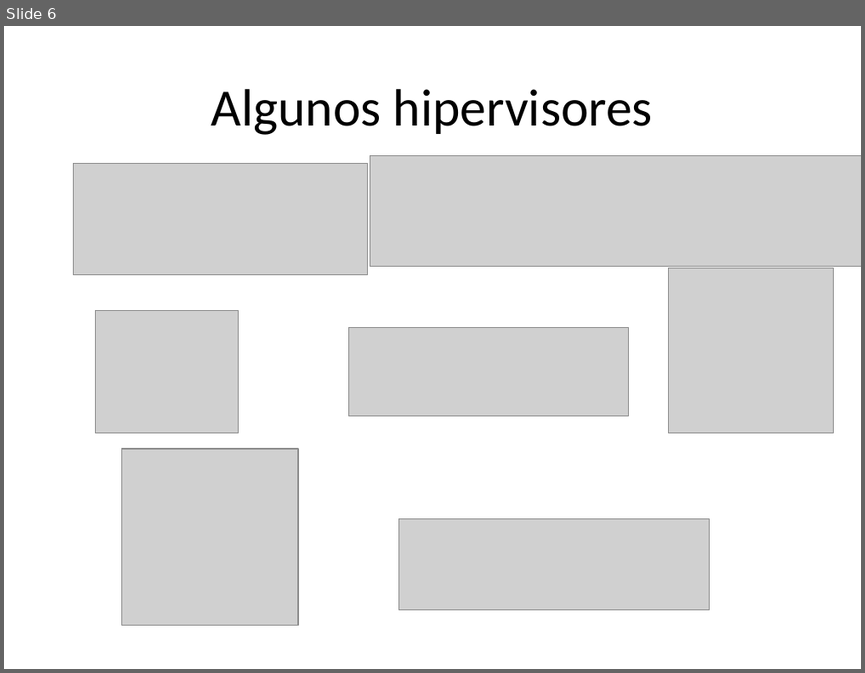
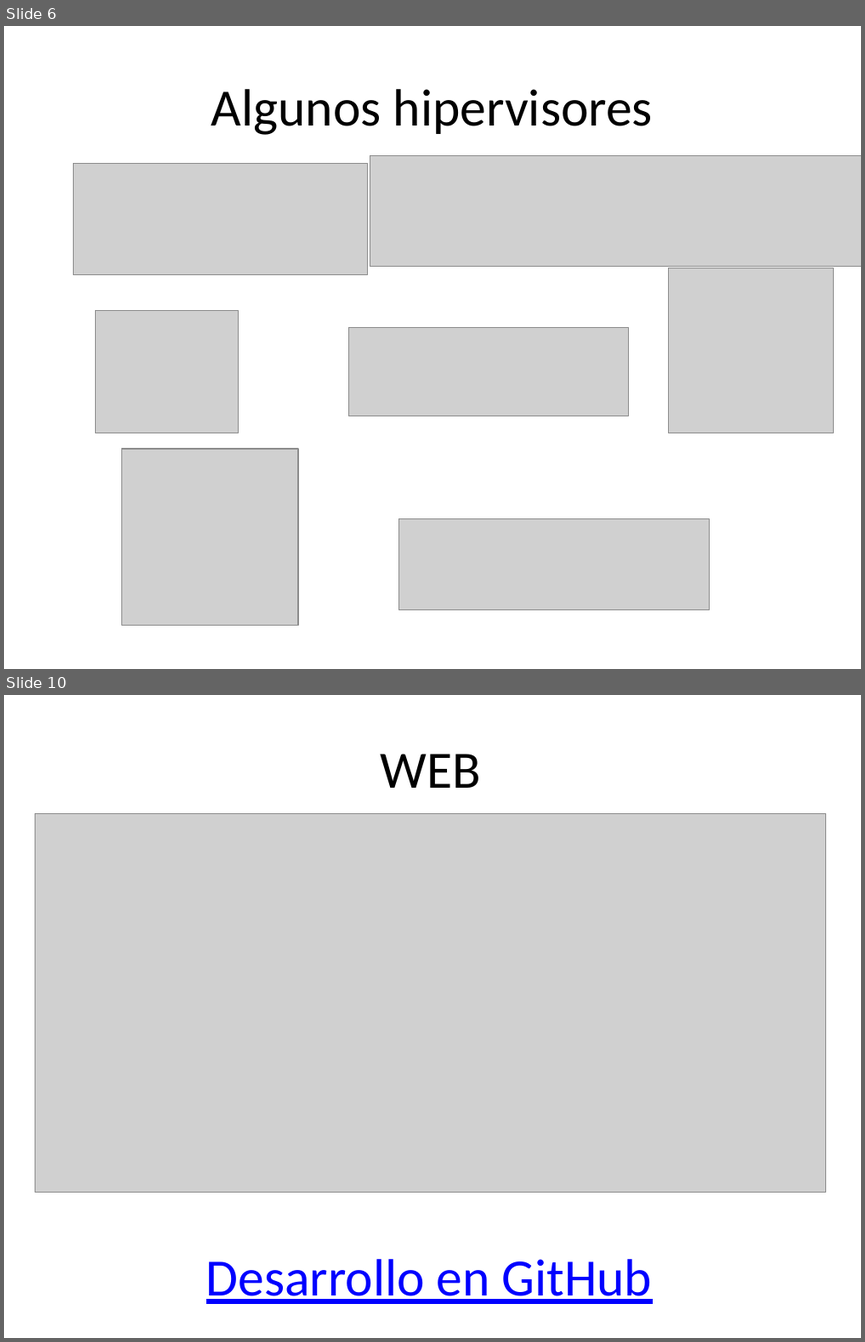
Before and after one commit to harvestcore/SWAP, a slide deck: trabajo/ppt/Servidores web de altas prestaciones en entornos virtualizados.pptx. Shown one above the other, each under a label of ours: slide 6 before the commit, slides 6 and 10 after it; the slides between them are not shown. The pictures are 865x673 and 865x1342 pixels, drawn with LibreOffice and Linux fonts; fonts in the diff are those of the drawing; grey boxes stand for pictures; background and template pictures are left out. Boxes give left, top, right and bottom in pixels: in the first picture for what was removed or moved away, otherwise in the second. Text is boxed around its words. In the diff, an @@ line names an element or a change of style, - is before the commit and + after.

```diff
--- a/trabajo/ppt/Servidores web de altas prestaciones en entornos virtualizados.pptx
+++ b/trabajo/ppt/Servidores web de altas prestaciones en entornos virtualizados.pptx
@@ slide 10 added at box(4, 695, 861, 1338), background picture (left out) @@
@@ title added at box(380, 754, 480, 788), 44 pt, text #000000 @@
+WEB
@@ picture added at box(35, 814, 825, 1192) @@
@@ text added at box(206, 1259, 653, 1304), 44 pt, text #0000FF, underline @@
+Desarrollo en GitHub
```
Also in this commit, not shown: 11 other slides added, 7 slides removed, 4 other files.
